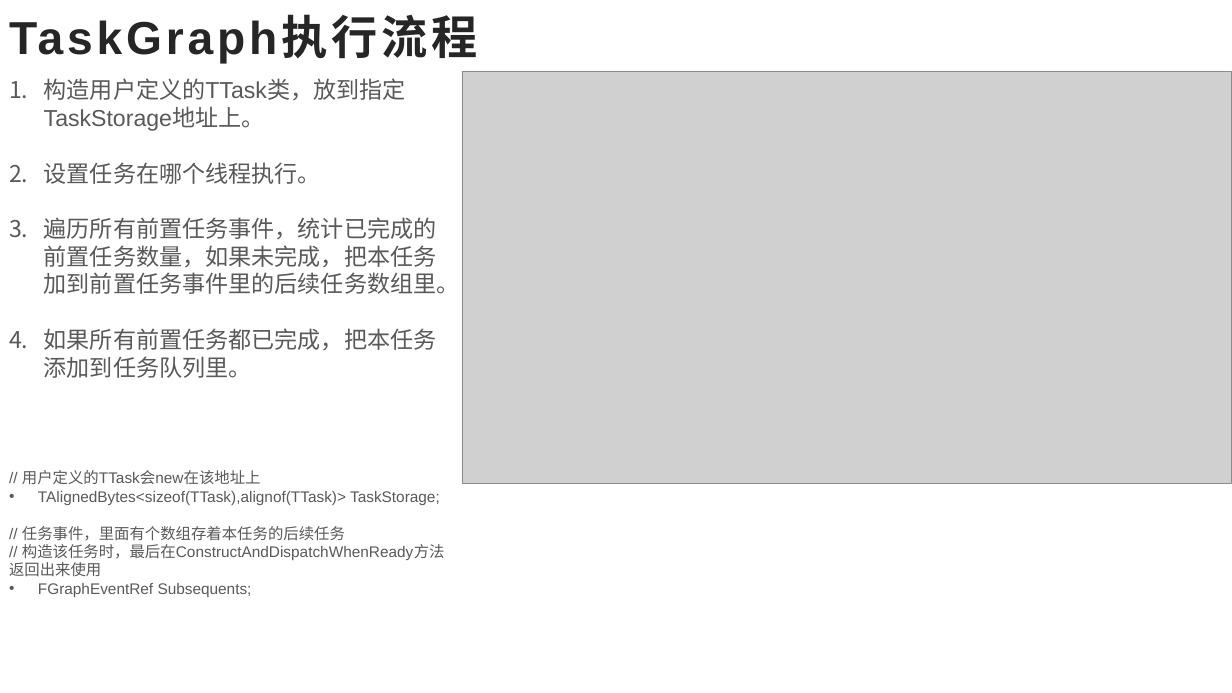
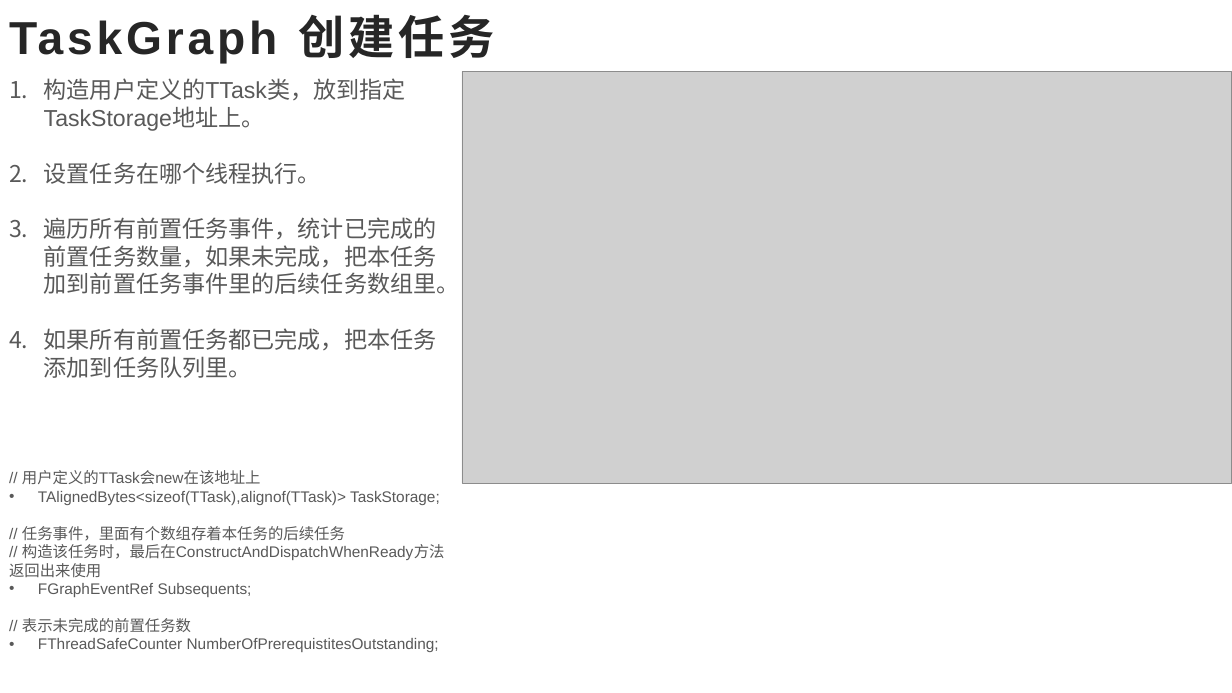
Before and after one commit to ZLam/LearnUE4, a slide deck: slide 21 of MultiThread/PPT/UE4_多线程.pptx. Drawn at 1232x693 pixels with LibreOffice and Linux fonts; fonts in the diff are those of the drawing; grey boxes stand for pictures. Boxes give left, top, right and bottom in pixels: in the first picture for what was removed or moved away, otherwise in the second. Text is boxed around its words. In the diff, an @@ line names an element or a change of style, - is before the commit and + after.

```diff
--- a/MultiThread/PPT/UE4_多线程.pptx
+++ b/MultiThread/PPT/UE4_多线程.pptx
@@ title at (x1=9, y1=14, x2=494, y2=63): text changed @@
-TaskGraph执行流程
+TaskGraph 创建任务
@@ text at (x1=22, y1=618, x2=439, y2=652): paragraphs added @@
+// 表示未完成的前置任务数
+• FThreadSafeCounter NumberOfPrerequistitesOutstanding;
```
Also in this commit, not shown: 14 other slides changed, 1 slide added, 1 slide removed, 1 other file.
